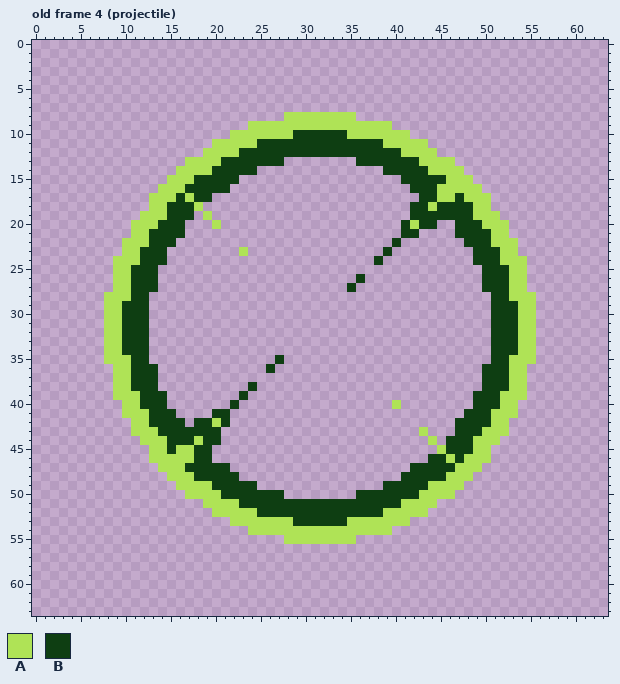
Two states of a pixel-art file, WIP Assets/OverClock_Projectile.aseprite. Above, as it was before the edit.
64x64 pixels, 8 frames. Shown: old frame 4 (projectile). The commit also changed other frames, which this record leaves out.
Palette (. is transparent): A #afe356  B #0e3e12
Pixels before, old frame 4 (projectile) (only the part around the change), first column x 0:
 0 ................................................................
 1 ................................................................
 2 ................................................................
 3 ................................................................
 4 ................................................................
 5 ................................................................
 6 ................................................................
 7 ................................................................
 8 ............................AAAAAAAA............................
 9 ........................AAAAAAAAAAAAAAAA........................
10 ......................AAAAAAABBBBBBAAAAAAA......................
11 ....................AAAAABBBBBBBBBBBBBBAAAAA....................
12 ...................AAAABBBBBBBBBBBBBBBBBBAAAA...................
13 .................AAAABBBBBBB........BBBBBBBAAAA.................
14 ................AAAABBBBB..............BBBBBAAAA................
15 ...............AAABBBBB..................BBBBBAAA...............
16 ..............AAABBBBB....................BBBAAAAA..............
17 .............AAABABB.......................BBAABAAA.............
18 .............AABBBA.......................BBABBBBAA.............
19 ............AAABBB.A......................BBBBBBBAAA............
20 ...........AAABBB...A....................BABB..BBBAAA...........
21 ...........AABBBB........................BB....BBBBAA...........
22 ..........AAABBB........................B.......BBBAAA..........
23 ..........AABBB........A...............B.........BBBAA..........
24 .........AAABBB.......................B..........BBBAAA.........
25 .........AABBB....................................BBBAA.........
26 .........AABBB......................B.............BBBAA.........
27 .........AABBB.....................B..............BBBAA.........
28 ........AAABB......................................BBAAA........
29 ........AABBB......................................BBBAA........
30 ........AABBB......................................BBBAA........
31 ........AABBB......................................BBBAA........
32 ........AABBB......................................BBBAA........
33 ........AABBB......................................BBBAA........
34 ........AABBB......................................BBBAA........
35 ........AAABB..............B.......................BBAAA........
36 .........AABBB............B.......................BBBAA.........
37 .........AABBB....................................BBBAA.........
38 .........AABBB..........B.........................BBBAA.........
39 .........AAABBB........B.........................BBBAAA.........
40 ..........AABBB.......B.................A........BBBAA..........
41 ..........AAABBB....BB..........................BBBAAA..........
42 ...........AABBBB.BBAB.........................BBBBAA...........
43 ...........AAABBBBBBB......................A...BBBAAA...........
44 ............AAABBBABB.......................A.BBBAAA............
45 .............AABAABB.........................ABBBAA.............
46 .............AAAAABB........................BBABAAA.............
47 ..............AAABBBBB....................BBBBBAAA..............
48 ...............AAABBBBB..................BBBBBAAA...............
49 ................AAAABBBBB..............BBBBBAAAA................
50 .................AAAABBBBBBB........BBBBBBBAAAA.................
51 ...................AAAABBBBBBBBBBBBBBBBBBAAAA...................
52 ....................AAAAABBBBBBBBBBBBBBAAAAA....................
53 ......................AAAAAAABBBBBBAAAAAAA......................
54 ........................AAAAAAAAAAAAAAAA........................
55 ............................AAAAAAAA............................
56 ................................................................
57 ................................................................
58 ................................................................
59 ................................................................
60 ................................................................
61 ................................................................
62 ................................................................
63 ................................................................
And afterwards:
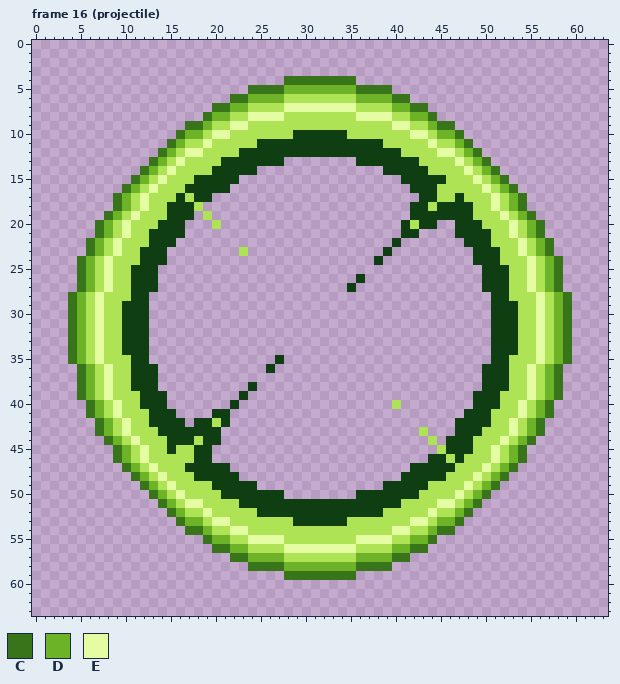
Colours new in this view: C #38741a  D #6cb328  E #e4fca2
A new or re-ordered frame is compared with the old frame closest to it.
The edit:
frames 8 -> 17
Changed rows in their new state; - is an unchanged pixel.
Frame 16 (projectile) is new; against old frame 4 (projectile), layer "Layer 6":
first column x 4:
 4 ------------------------CCCCCCCC------------------------
 5 --------------------CCCCDDDDDDDDCCCC--------------------
 6 ------------------CCDDDDAAAAAAAADDDDCC------------------
 7 ----------------CCDDAAAAEEEEEEEEAAAADDCC----------------
 8 ---------------CDDAAEEEE--------EEEEAADDC---------------
 9 -------------CCDAAEE----------------EEAADCC-------------
10 ------------CDDAEE--------------------EEADDC------------
11 -----------CDAAE------------------------EAADC-----------
12 ----------CDAEE--------------------------EEADC----------
13 ---------CDAE------------------------------EADC---------
14 --------CDAE--------------------------------EADC--------
15 -------CDAE----------------------------------EADC-------
16 ------CDAE------------------------------------EADC------
17 -----CDAE--------------------------------------EADC-----
18 -----CDAE--------------------------------------EADC-----
19 ----CDAE----------------------------------------EADC----
20 ---CDAE------------------------------------------EADC---
21 ---CDAE------------------------------------------EADC---
22 --CDAE--------------------------------------------EADC--
23 --CDAE--------------------------------------------EADC--
24 -CDAE----------------------------------------------EADC-
25 -CDAE----------------------------------------------EADC-
26 -CDAE----------------------------------------------EADC-
27 -CDAE----------------------------------------------EADC-
28 CDAE------------------------------------------------EADC
29 CDAE------------------------------------------------EADC
30 CDAE------------------------------------------------EADC
31 CDAE------------------------------------------------EADC
32 CDAE------------------------------------------------EADC
33 CDAE------------------------------------------------EADC
34 CDAE------------------------------------------------EADC
35 CDAE------------------------------------------------EADC
36 -CDAE----------------------------------------------EADC-
37 -CDAE----------------------------------------------EADC-
38 -CDAE----------------------------------------------EADC-
39 -CDAE----------------------------------------------EADC-
40 --CDAE--------------------------------------------EADC--
41 --CDAE--------------------------------------------EADC--
42 ---CDAE------------------------------------------EADC---
43 ---CDAE------------------------------------------EADC---
44 ----CDAE----------------------------------------EADC----
45 -----CDAE--------------------------------------EADC-----
46 -----CDAE--------------------------------------EADC-----
47 ------CDAE------------------------------------EADC------
48 -------CDAE----------------------------------EADC-------
49 --------CDAE--------------------------------EADC--------
50 ---------CDAE------------------------------EADC---------
51 ----------CDAEE--------------------------EEADC----------
52 -----------CDAAE------------------------EAADC-----------
53 ------------CDDAEE--------------------EEADDC------------
54 -------------CCDAAEE----------------EEAADCC-------------
55 ---------------CDDAAEEEE--------EEEEAADDC---------------
56 ----------------CCDDAAAAEEEEEEEEAAAADDCC----------------
57 ------------------CCDDDDAAAAAAAADDDDCC------------------
58 --------------------CCCCDDDDDDDDCCCC--------------------
59 ------------------------CCCCCCCC------------------------
Changed places in both pictures, as pixel boxes (x1, y1, x2, y2):
added: (68, 76, 572, 580)
